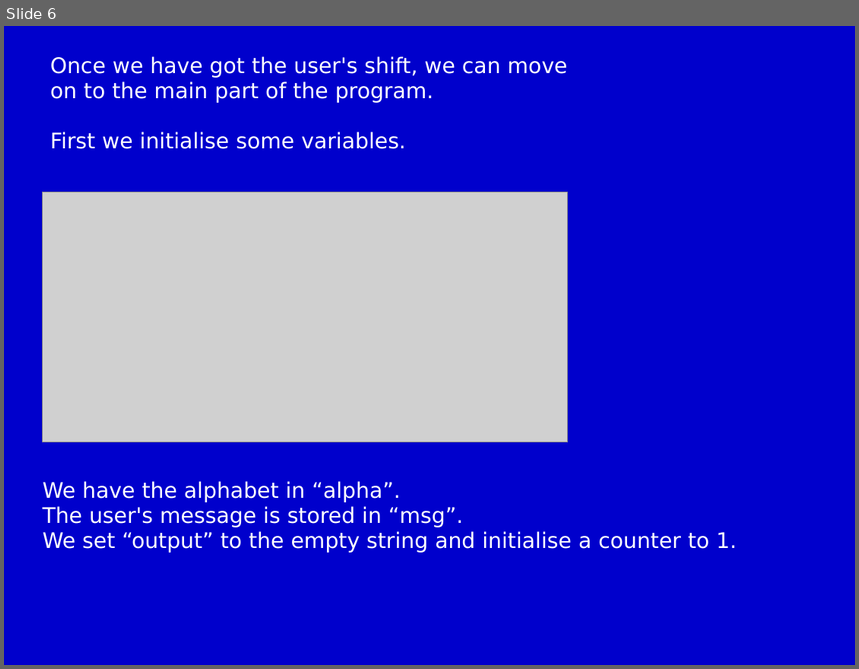
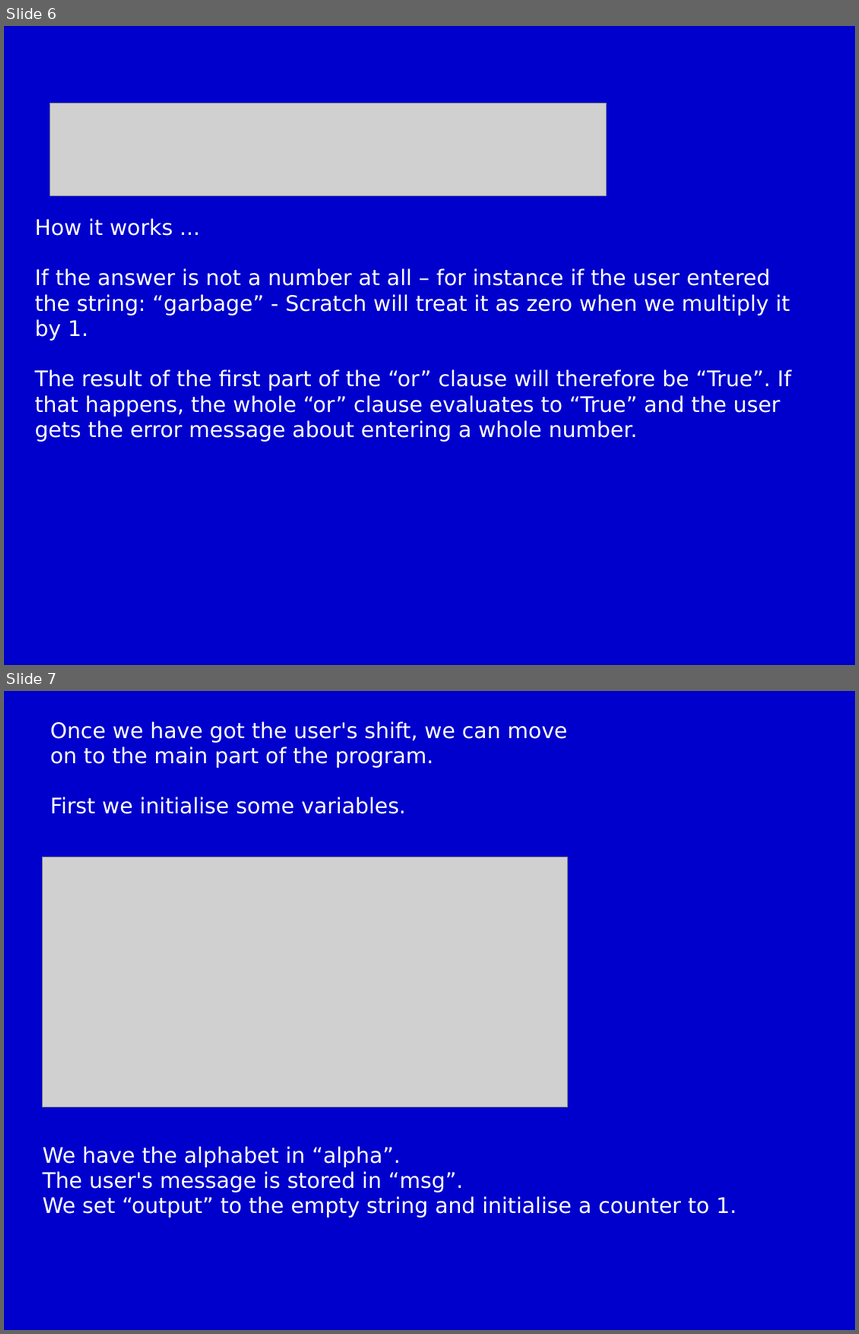
Before and after one commit to m-tranter/cathedral, a slide deck: scratch/scratch8.ppt. Shown one above the other, each under a label of ours: slide 6 before the commit, slides 6 and 7 after it. The pictures are 859x669 and 859x1334 pixels, drawn with LibreOffice and Linux fonts; fonts in the diff are those of the drawing; grey boxes stand for pictures. Boxes give left, top, right and bottom in pixels: in the first picture for what was removed or moved away, otherwise in the second. Text is boxed around its words. In the diff, an @@ line names an element or a change of style, - is before the commit and + after.

Commit message:
A few revisions to last 3 Scratch ppts.

```diff
--- a/scratch/scratch8.ppt
+++ b/scratch/scratch8.ppt
@@ slide 6 added at bbox=[4, 26, 855, 665], background #0000CC @@
@@ picture added at bbox=[50, 104, 607, 196] @@
@@ text added at bbox=[35, 218, 791, 442], 20 pt, text #FFFFFF @@
+How it works ...
+If the answer is not a number at all – for instance if the user entered the string: “garbage” - Scratch will treat it as zero when we multiply it by 1.
+The result of the first part of the “or” clause will therefore be “True”. If that happens, the whole “or” clause evaluates to “True” and the user gets the error message about entering a whole number.
@@ what was slide 6 is now slide 7 @@
```
Also in this commit, not shown: 5 slides changed, 3 other files.
